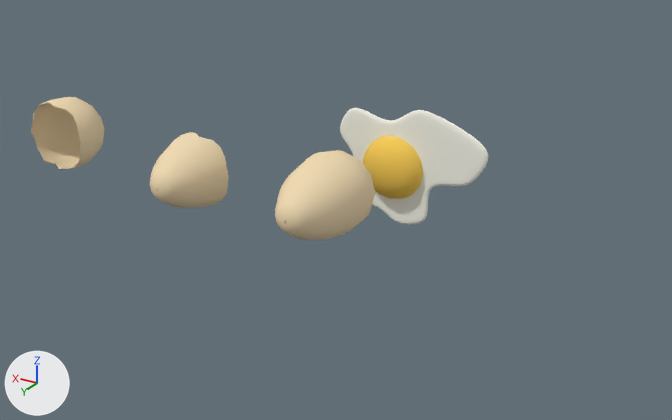
An edit to the Blender file Deployment/kitchen/egg.blend, drawn before and after from the same camera.
Before and after are seen from a camera (50 mm lens) standing at (-0.262, 0.511, 0.215) and looking at (0.02, 0.043, -0.019). The axes (+X, +Y, +Z) are drawn at lower left. The lights are the same throughout.

Names of what the first picture shows: 'Egg001', 'Egg003', 'Line001', 'Line034', 'Sphere001'.
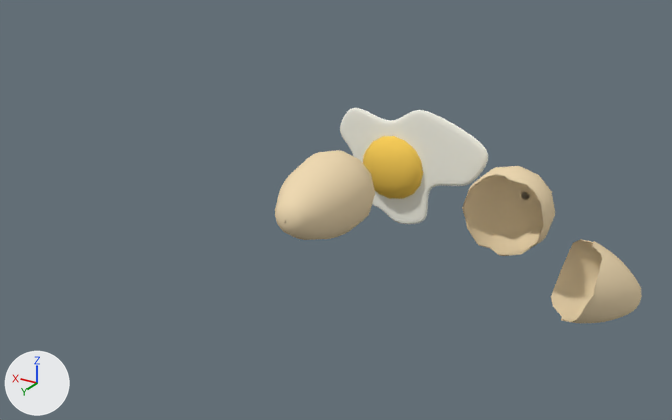
Pixel boxes [x1, y1, x2, y2] of what changed, in the pictures (672 x 420 px):
```json
{"object": "Egg003", "change": "moved", "before": [31, 97, 104, 170], "after": [462, 166, 555, 256]}
{"object": "Line034", "change": "moved, turned", "before": [150, 132, 229, 208], "after": [551, 239, 642, 323]}
```

Edits to the scene script, one JSON object a line:
```json
{"op": "set", "path": "ob_egg003.location", "old": "(0.2377, 0.0658, 0.0)", "new": "(-0.0901, 0.0353, 0.0)"}
{"op": "set", "path": "ob_line034.location", "old": "(0.1157, 0.0591, 0.0)", "new": "(-0.1305, 0.0393, -0.0303)"}
{"op": "set", "path": "ob_line034.rotation_euler", "old": "(0.0, 0.0, 0.0)", "new": "(-0.359, -0.149, 2.245)", "note": "degrees (0, 0, 0) -> degrees (-21, -8.5, 129)"}
```
